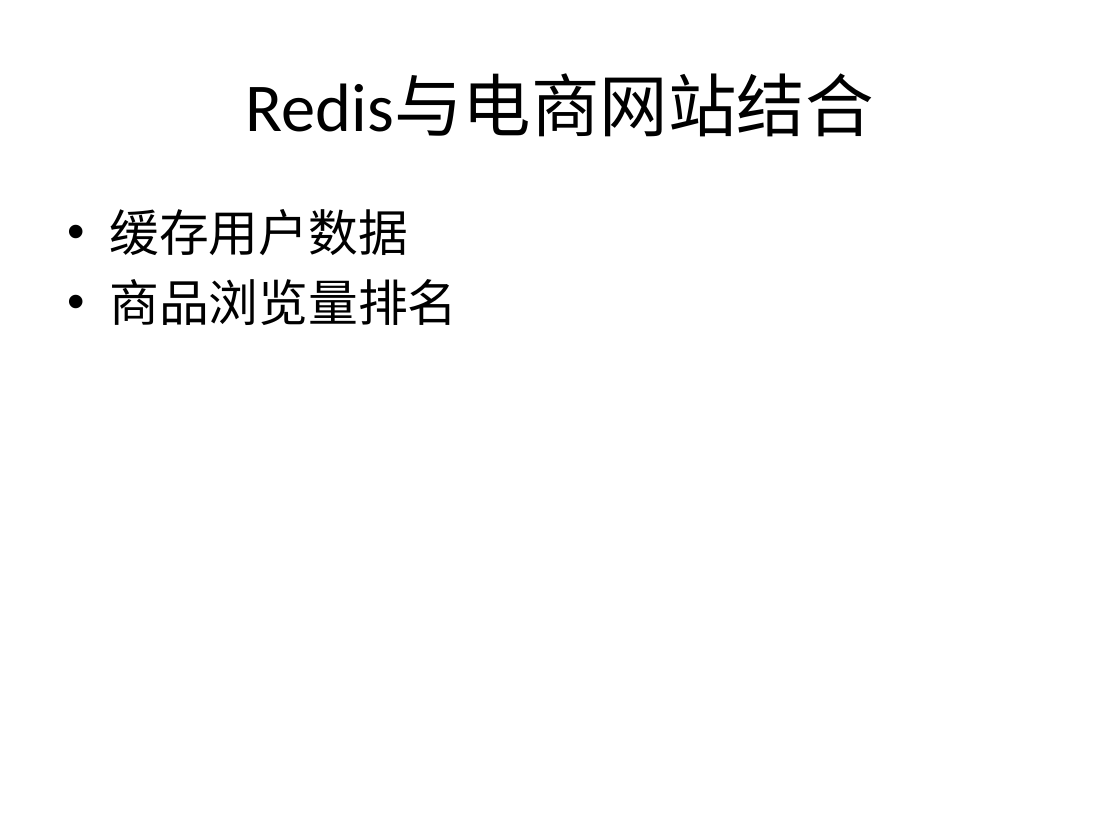
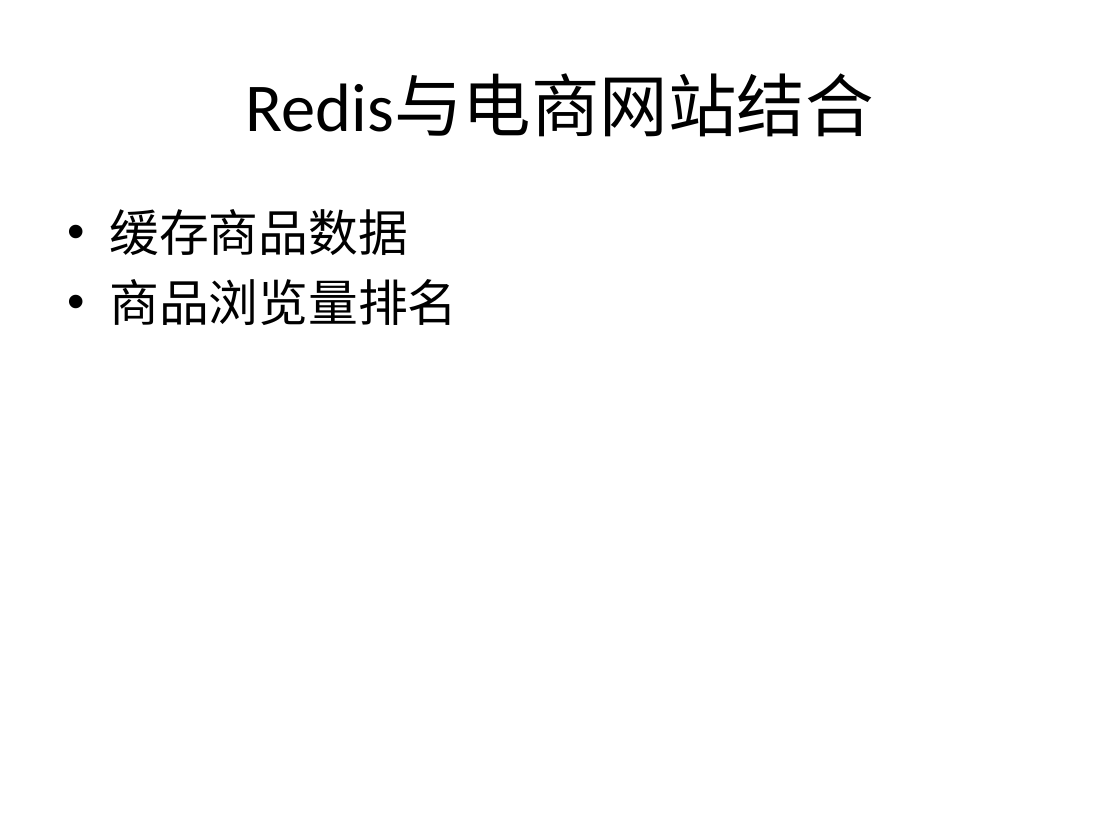
Before and after one commit to airuitian/MicroService, a slide deck: slide 19 of middlerware/Redis介绍及实战.pptx (slide 59 before the commit). Drawn at 1120x840 pixels with LibreOffice and Linux fonts; fonts in the diff are those of the drawing. Boxes give left, top, right and bottom in pixels: in the first picture for what was removed or moved away, otherwise in the second. Text is boxed around its words. In the diff, an @@ line names an element or a change of style, - is before the commit and + after.

Commit message:
update ppt

```diff
--- a/middlerware/Redis介绍及实战.pptx
+++ b/middlerware/Redis介绍及实战.pptx
@@ text at box(109, 209, 408, 255): text changed @@
-• 缓存用户数据
+• 缓存商品数据
```
Also in this commit, not shown: 1 other slide changed, 1 other file.
